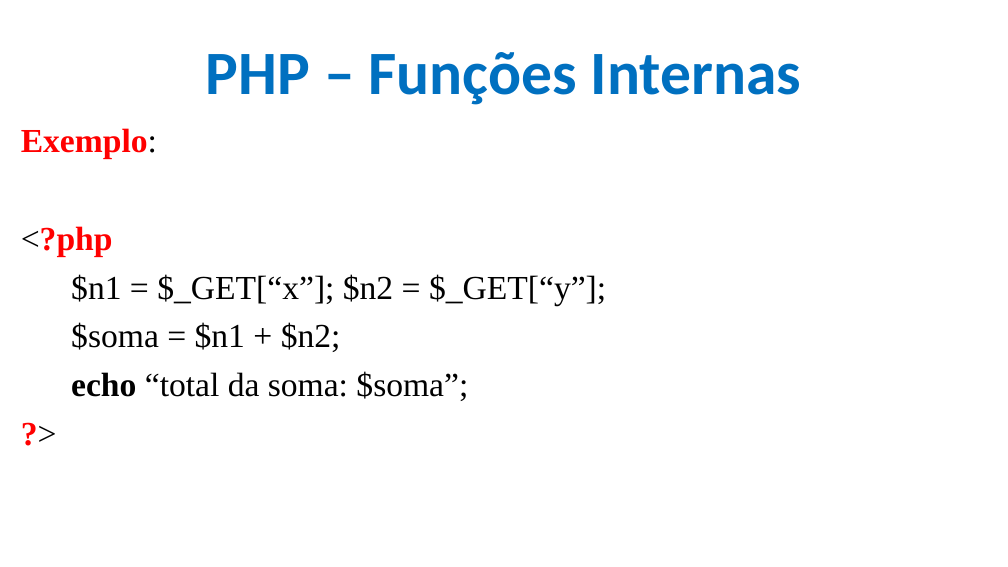
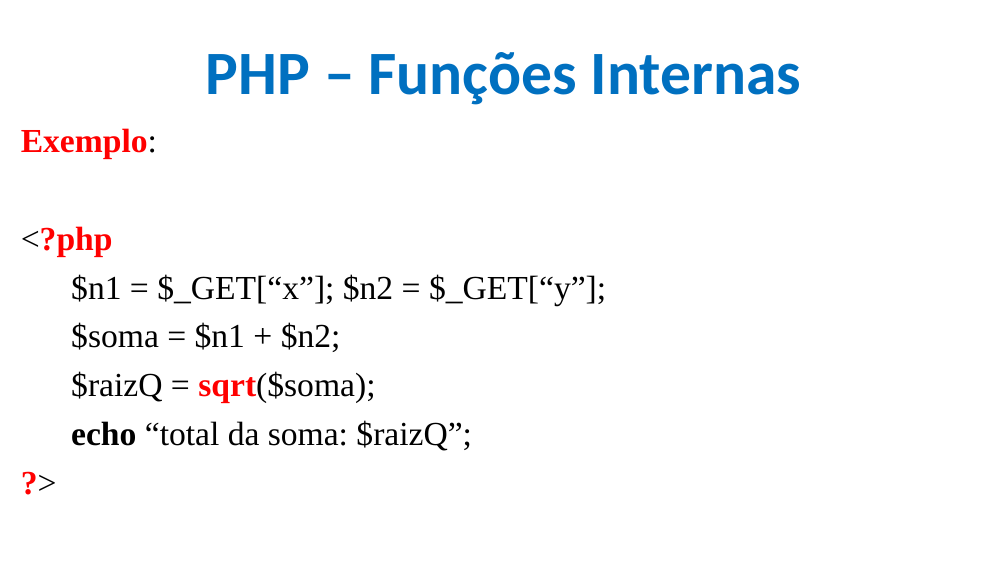
Before and after one commit to CloudEducationBrazil/WydenDesenvolvimentoWebPHP, a slide deck: slide 19 of 01 Classes/Aula 11 e 12 Desenvolvimento Web PHP - PHP.pptx. Drawn at 1008x567 pixels with LibreOffice and Linux fonts; fonts in the diff are those of the drawing; background and template pictures are left out. Boxes give left, top, right and bottom in pixels: in the first picture for what was removed or moved away, otherwise in the second. Text is boxed around its words. In the diff, an @@ line names an element or a change of style, - is before the commit and + after.

Commit message:
php ppt

```diff
--- a/01 Classes/Aula 11 e 12 Desenvolvimento Web PHP - PHP.pptx
+++ b/01 Classes/Aula 11 e 12 Desenvolvimento Web PHP - PHP.pptx
@@ text at (71,371,472,451): text changed @@
-echo “total da soma: $soma”;
+$raizQ = sqrt($soma);
+echo “total da soma: $raizQ”;
```
Also in this commit, not shown: 3 slides added, 1 other file.
